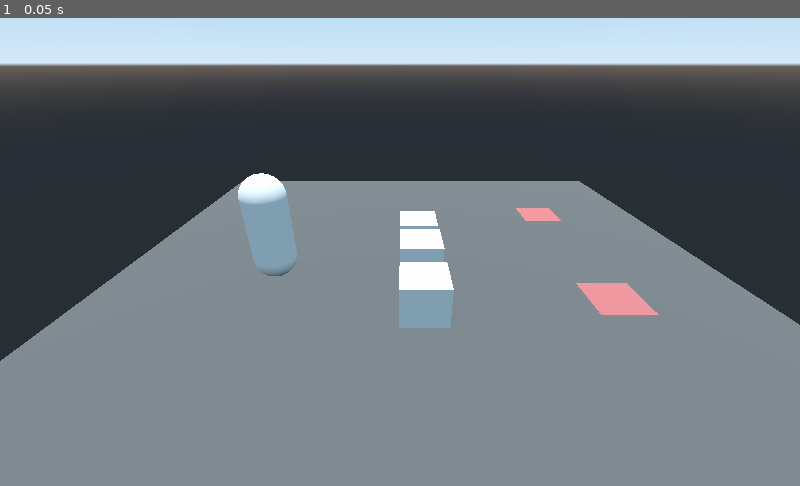
Above: before the commit, frame 1.
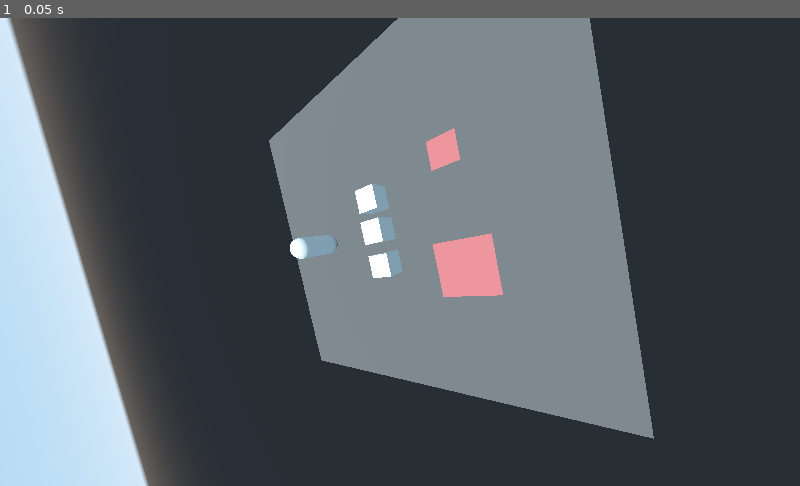
Above: after the commit, the same moment.

Repository: rubenMiller/rwu-spieleentwicklung-project
Game: Godot game, scene res://levels/pathfinding.tscn
Two runs of this game, one before a commit and one after it. Both use one fixed random seed, a clock stepped at 60 frames per second and the inputs below. Before the commit the project has no main scene; this scene is started directly in both runs.
Inputs:
- Up to frame 1 (0.05 s): no input

The runs differ from the first frame. In frame 1, 68% of the frame differs, in the area x 0-100%, y 0-100%.

Commit message:
The Troop now moves into the center of the tile.

Diff:
--- a/godot-files/Entities/Troop.gd
+++ b/godot-files/Entities/Troop.gd
@@ -20,11 +20,15 @@
 		if direction.length() < 1:
 			path_node += 1
 		else:
-			move_and_slide(direction.normalized() * speed, Vector3.UP)
+			move_and_slide(direction.normalized() * speed)
+		if path_node == path.size():
+			move_and_collide(direction.normalized())
 
 func move_to(target_pos):
 	if move == true:
 		path = nav.get_simple_path(global_transform.origin, target_pos)
+		print(global_transform.origin)
+		print(target_pos)
 		path_node = 0
 
 func _input(event):
--- a/godot-files/Tiles/Tile.tscn
+++ b/godot-files/Tiles/Tile.tscn
@@ -8,12 +8,11 @@
 albedo_color = Color( 0.807843, 0.462745, 0.462745, 1 )
 
 [node name="Tile" type="KinematicBody"]
-transform = Transform( 1, 0, 0, 0, 1, 0, 0, 0, 1, 7, 2, 4 )
+transform = Transform( 2, 0, 0, 0, 1, 0, 0, 0, 2, 7, 2, 4 )
 
 [node name="StaticBody" type="StaticBody" parent="."]
 
 [node name="CollisionShape" type="CollisionShape" parent="StaticBody"]
-transform = Transform( 0.25, 0, 0, 0, 0.25, 0, 0, 0, 0.25, 0, 0, 0 )
 shape = SubResource( 8 )
 
 [node name="MeshInstance" type="MeshInstance" parent="."]
--- a/godot-files/levels/pathfinding.tscn
+++ b/godot-files/levels/pathfinding.tscn
@@ -28,10 +28,11 @@
 [node name="pathfinding" type="Spatial"]
 
 [node name="Camera" type="Camera" parent="."]
-transform = Transform( 1, 0, 0, 0, 0.87201, 0.489489, 0, -0.489489, 0.87201, -0.979465, 9.57292, 14.0086 )
+transform = Transform( 0.831905, 0.148748, 0.534611, -0.514846, -0.152568, 0.843598, 0.207048, -0.977035, -0.0503397, 10.63, 15.4647, 1.33547 )
+fov = 99.8848
 
 [node name="DirectionalLight" type="DirectionalLight" parent="."]
-transform = Transform( 1, 0, 0, 0, -4.37114e-08, 1, 0, -1, -4.37114e-08, 0, 11.7523, 0 )
+transform = Transform( 1, 0, 0, 0, -4.37114e-08, 1, 0, -1, -4.37114e-08, -15.8196, 14.813, 10.8217 )
 
 [node name="Navigation" type="Navigation" parent="."]
 
--- a/godot-files/project.godot
+++ b/godot-files/project.godot
@@ -15,13 +15,14 @@
 "path": "res://addons/godot-git-plugin/git_api.gdns"
 } ]
 
-[>>>>>>>af6bd224af0838eae16d53d4509411fbed66b757[application]config]
+[>>>>>>>af6bd224af0838eae16d53d4509411fbed66b757[application]
 
-name="Spieleentwicklung"
+"config]name"="Spieleentwicklung"
 
 [application]
 
 config/name="Spieleentwicklung"
+run/main_scene="res://levels/pathfinding.tscn"
 config/icon="res://icon.jpg"
 
 [config]
